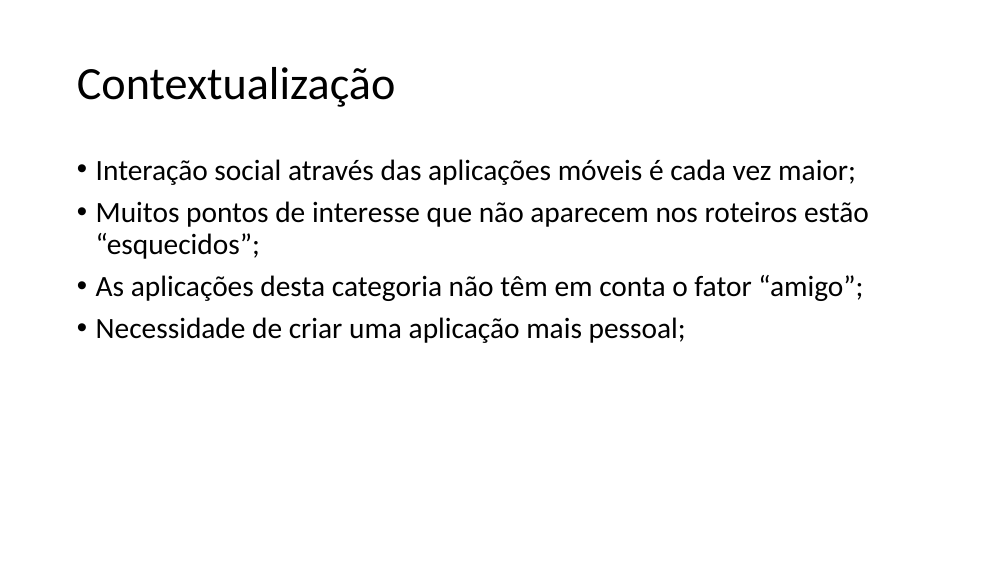
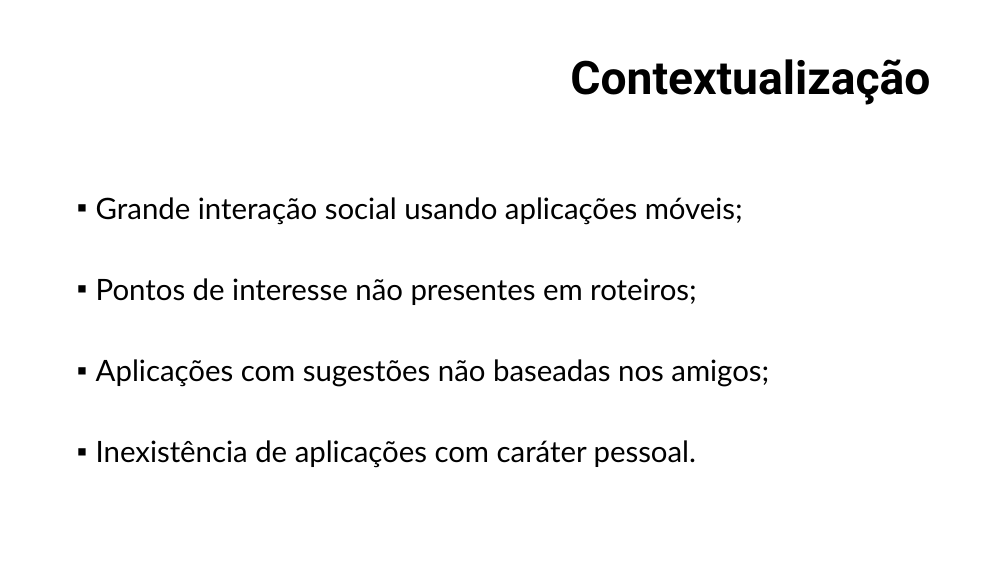
Before and after one commit to gtugablue/iseeporto, a slide deck: slide 2 of Documents/Apresentação.pptx. Drawn at 1008x567 pixels with LibreOffice and Linux fonts; fonts in the diff are those of the drawing; background and template pictures are left out. Boxes give left, top, right and bottom in pixels: in the first picture for what was removed or moved away, otherwise in the second. Text is boxed around its words. In the diff, an @@ line names an element or a change of style, - is before the commit and + after.

```diff
--- a/Documents/Apresentação.pptx
+++ b/Documents/Apresentação.pptx
@@ title "Contextualização" at (x1=570, y1=59, x2=930, y2=105): font Calibri to Roboto, bold on; alignment left to right @@
@@ text at (x1=96, y1=197, x2=769, y2=468): text changed; font Calibri to Lato @@
-• Interação social através das aplicações móveis é cada vez maior;
-• Muitos pontos de interesse que não aparecem nos roteiros estão “esquecidos”;
-• As aplicações desta categoria não têm em conta o fator “amigo”;
-• Necessidade de criar uma aplicação mais pessoal;
+▪ Grande interação social usando aplicações móveis;
+▪ Pontos de interesse não presentes em roteiros;
+▪ Aplicações com sugestões não baseadas nos amigos;
+▪ Inexistência de aplicações com caráter pessoal.
```
Also in this commit, not shown: 3 other slides changed, 2 slides added, 1 slide removed, 1 other file.
